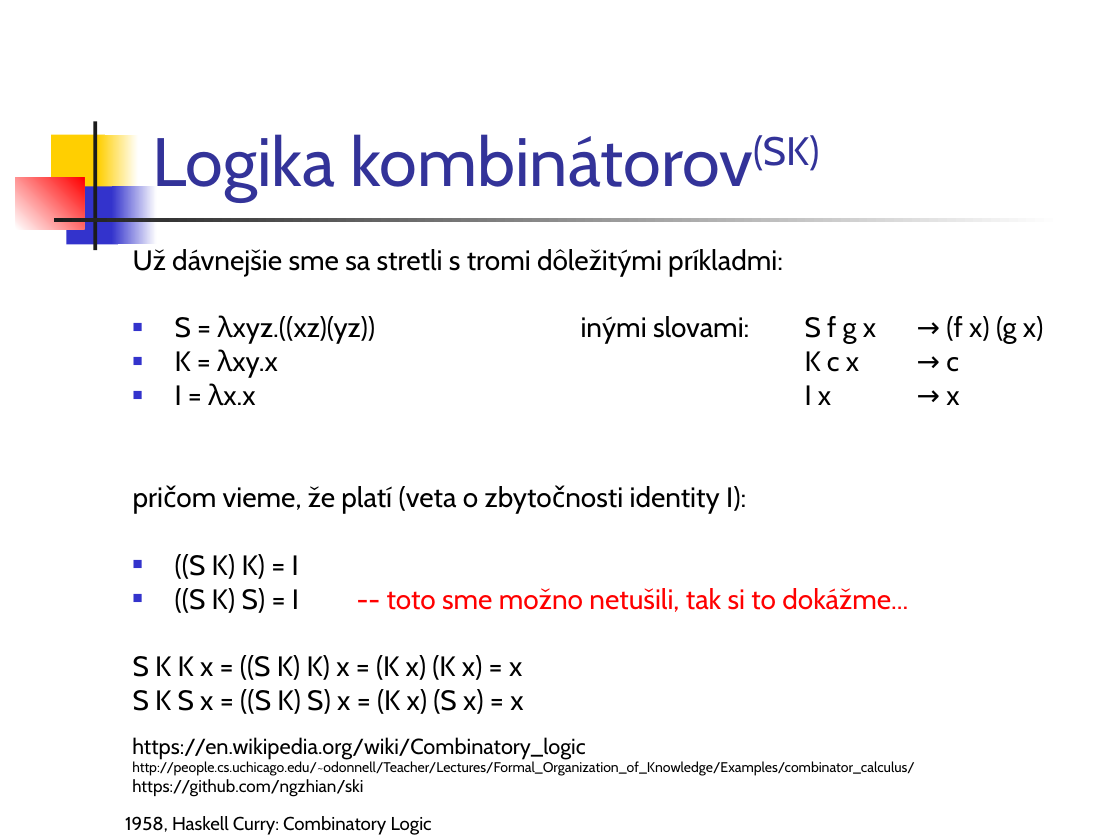
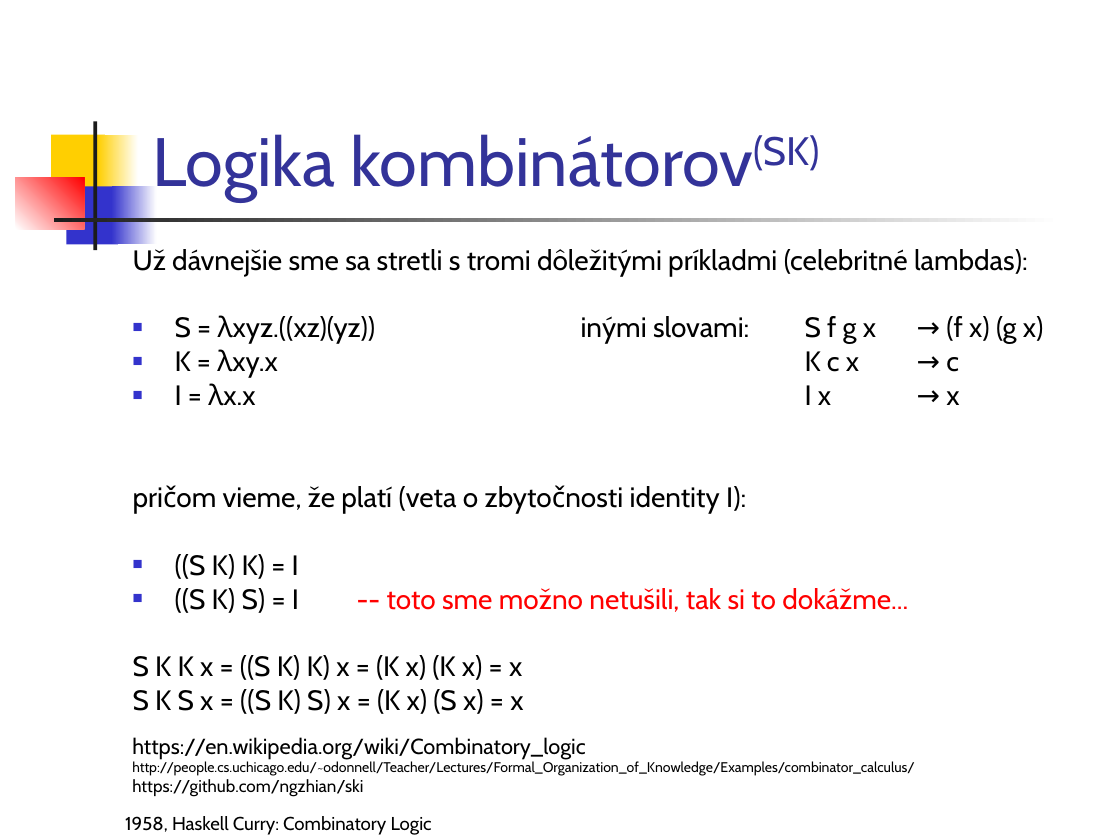
Before and after one commit to Funkcionalne/Prednasky, a slide deck: slide 1 of 07/07_SKi_fpro.ppt. Drawn at 1120x840 pixels with LibreOffice and Linux fonts; fonts in the diff are those of the drawing. Boxes give left, top, right and bottom in pixels: in the first picture for what was removed or moved away, otherwise in the second. Text is boxed around its words. In the diff, an @@ line names an element or a change of style, - is before the commit and + after.

```diff
--- a/07/07_SKi_fpro.ppt
+++ b/07/07_SKi_fpro.ppt
@@ text at <box>133,249,1028,276</box>: text changed @@
-Už dávnejšie sme sa stretli s tromi dôležitými príkladmi:
+Už dávnejšie sme sa stretli s tromi dôležitými príkladmi (celebritné lambdas):
```
Also in this commit, not shown: 2 other slides changed, 5 other files.
